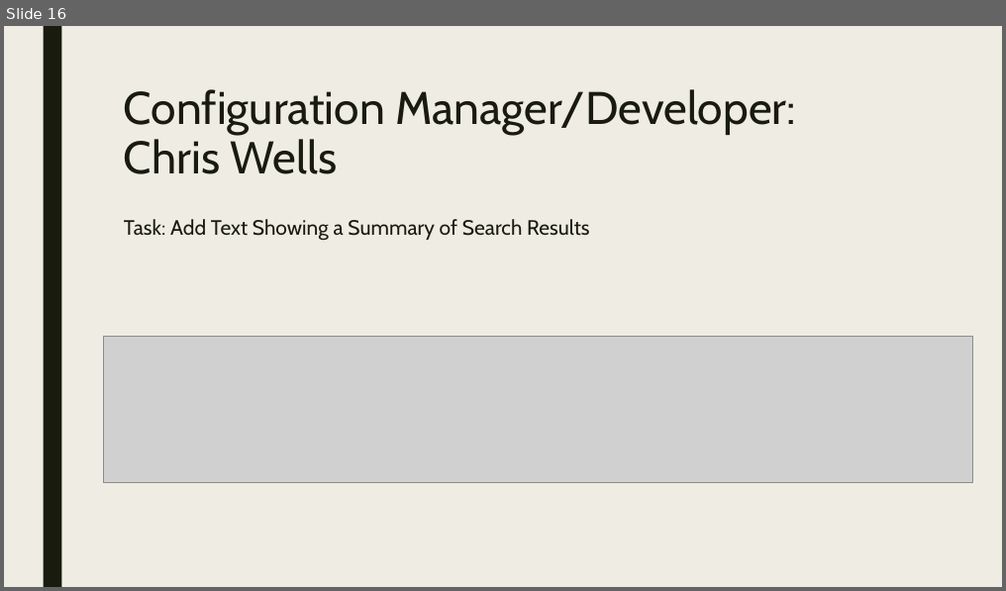
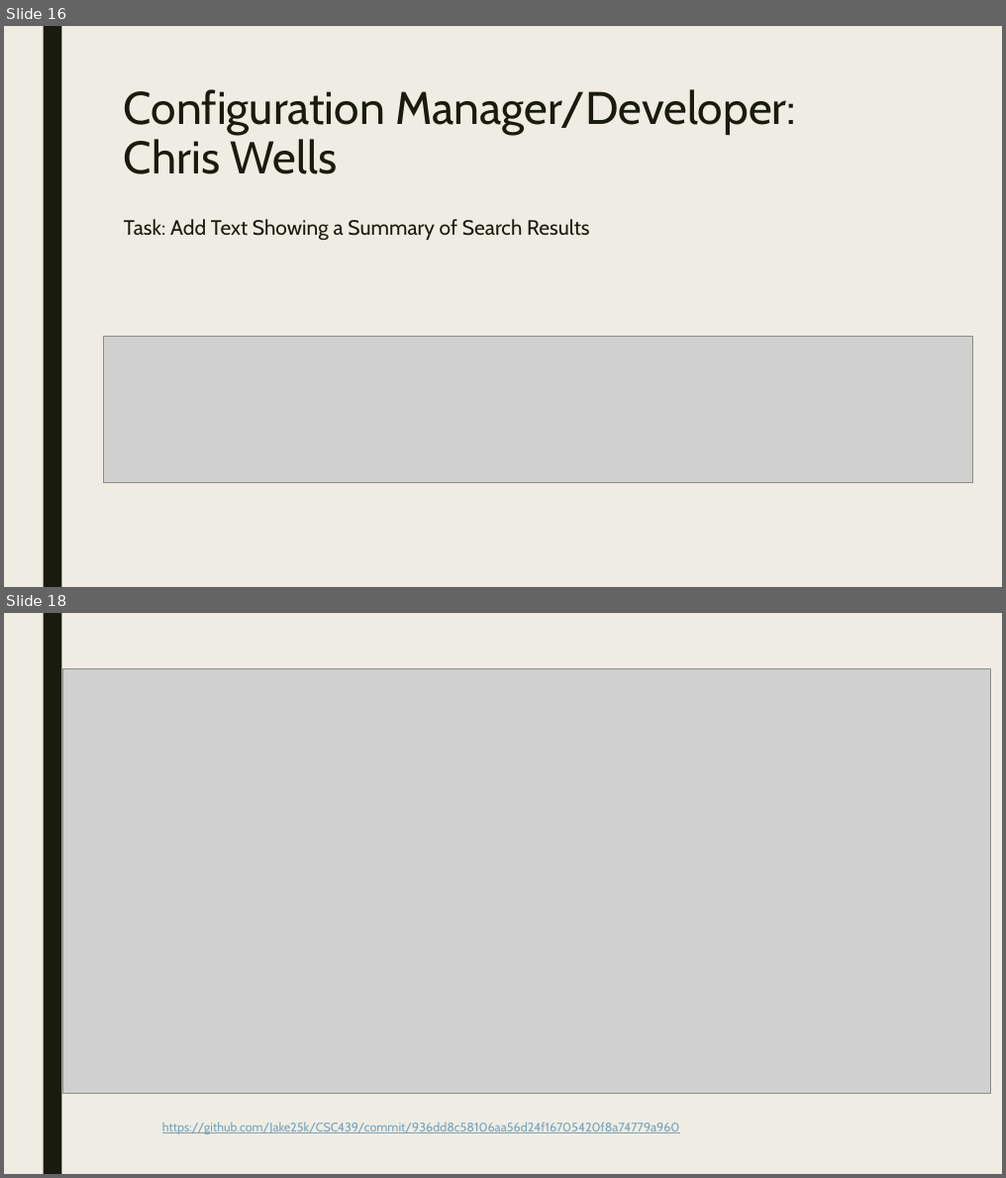
Before and after one commit to Jake25k/CSC439, a slide deck: PowerPoint Slides/csc439_sprint3_final.pptx. Shown one above the other, each under a label of ours: slide 16 before the commit, slides 16 and 18 after it; the slides between them are not shown. The pictures are 1006x591 and 1006x1178 pixels, drawn with LibreOffice and Linux fonts; fonts in the diff are those of the drawing; grey boxes stand for pictures. Boxes give left, top, right and bottom in pixels: in the first picture for what was removed or moved away, otherwise in the second. Text is boxed around its words. In the diff, an @@ line names an element or a change of style, - is before the commit and + after.

```diff
--- a/PowerPoint Slides/csc439_sprint3_final.pptx
+++ b/PowerPoint Slides/csc439_sprint3_final.pptx
@@ slide 18 added at bbox=[4, 613, 1002, 1174], background #EFEDE3; not listed: 1 template element that a slide beside it also shows @@
@@ picture added at bbox=[62, 669, 991, 1093] @@
@@ text added at bbox=[162, 1122, 679, 1135], 12 pt, text #77A2BB, underline @@
+https://github.com/Jake25k/CSC439/commit/936dd8c58106aa56d24f16705420f8a74779a960
```
Also in this commit, not shown: 1 slide changed, 1 other slide added.
